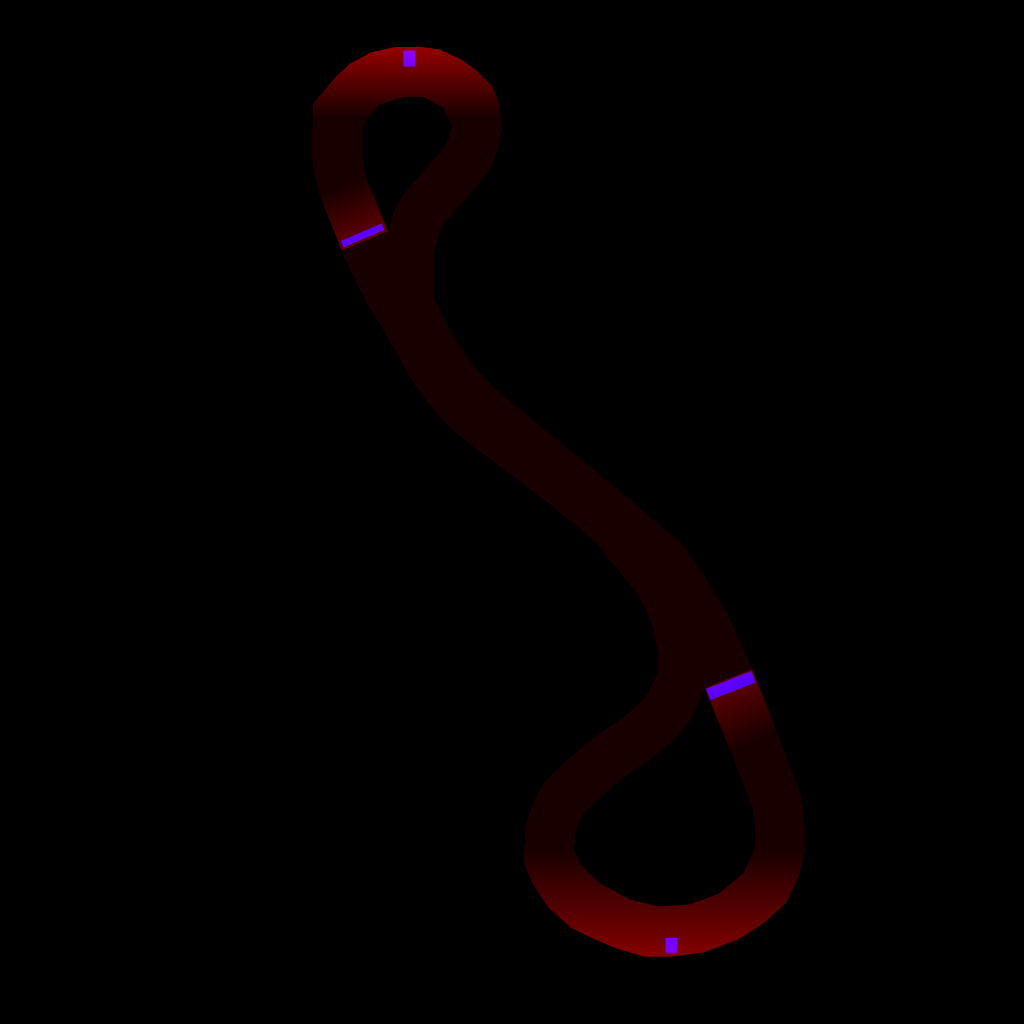
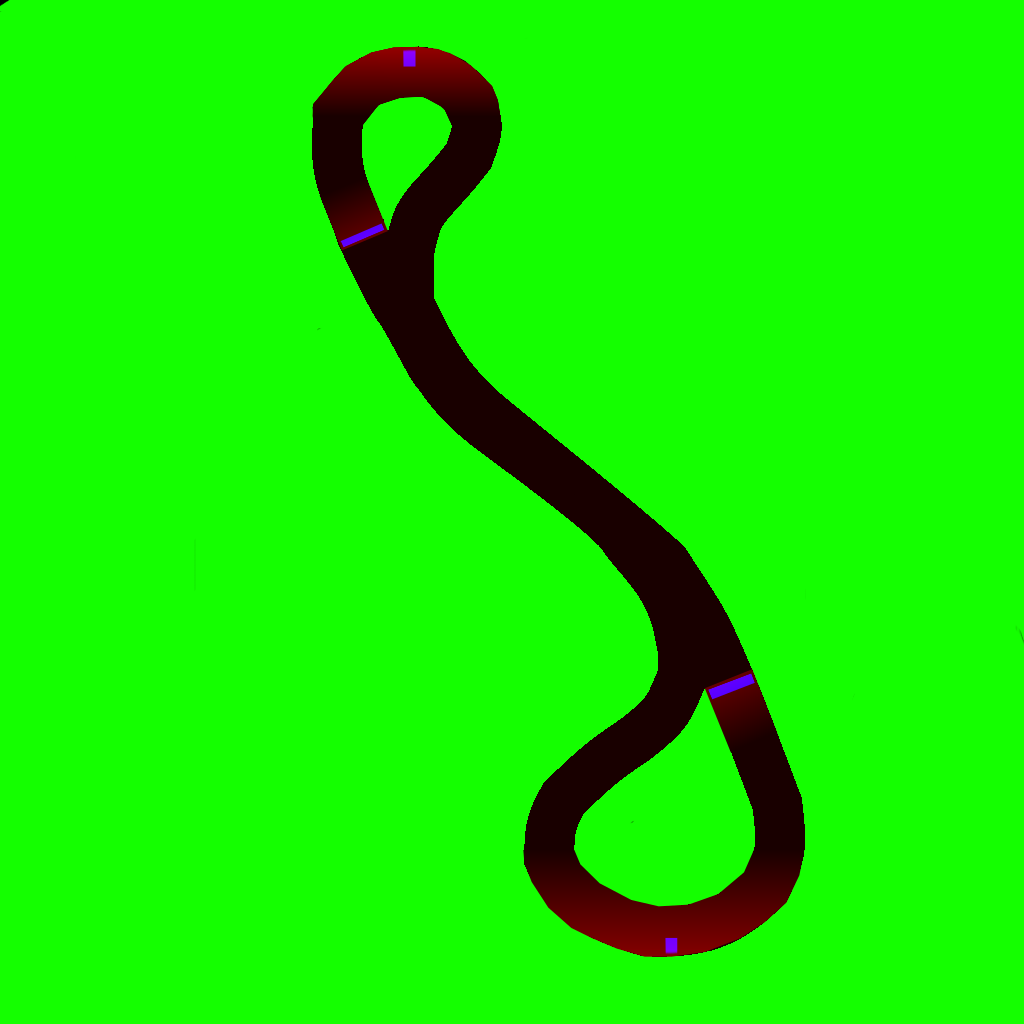
Revision of a layered w=1024, h=1024 image; what changed, layer by layer:
painted on "Speed Boosts" over [706, 671, 756, 700]
painted on "Circle Curves2" over [0, 343, 1024, 646]
renamed "Copy 1" to "Circle Curve Top", moved it above "Main Track", painted on it over [0, 0, 1024, 1024]
painted on "Main Track" over [0, 0, 1024, 1024]
renamed "Copy 2" to "Ground level", painted on it over [0, 0, 1024, 1024]
removed layer "Copy 3" over [0, 0, 1024, 1024]
removed layer "Copy 4" over [0, 0, 1024, 1024]
